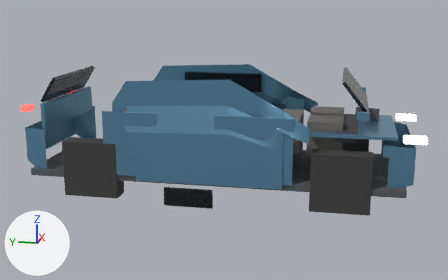
A saved change to the glTF model assets/models/processed/pickup.glb.
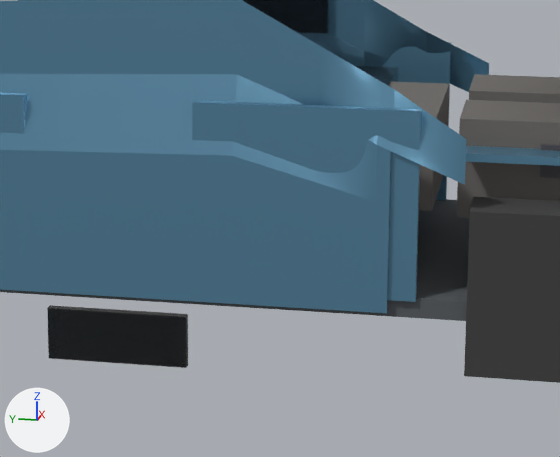
Each version appears first whole from a 50 mm camera at (-9.25, -1.89, 3.03) aimed at (0.0, -0.04, 0.72), and next in a close-up on the part from 33% to 76% of the width and 29% to 86% of the height. The axes (+X, +Y, +Z) are drawn at lower left. The lights are the same throughout. The last two pictures show the newer version. Where no turn or scale is listed for an object, it has been applied to the vertices.

The first close-up shows 'body_mesh', 'door_fl_mesh', 'door_fr_mesh', 'door_rr_mesh', 'frunk_mesh', 'seat_l', 'seat_r', 'seat_rear', 'tire_fr', 'trim_mesh', 'window_fixed_l', 'window_fl_mesh', 'window_fr_mesh', 'window_rl_mesh', 'window_rr_mesh' and 2 more.
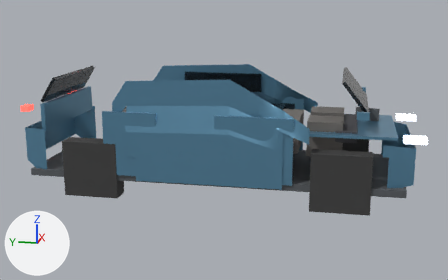
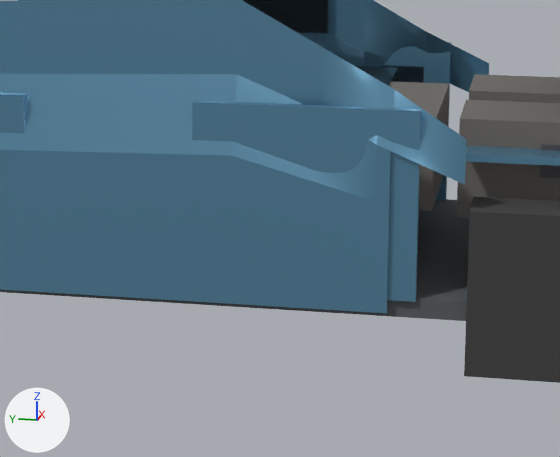
What differs and where, as boxes (x1, y1, x2, y2) in the close-ups (560 x 457 px):
'window_fl_mesh', moved
    before: (47, 307, 187, 368)
    after: (382, 65, 424, 83)
'window_fr_mesh', moved (not visible afterwards)
    before: (49, 305, 188, 366)

What the commit changed:
Object 'window_fl_mesh' (ob_window_fl_mesh) moves from (-0.975, 1.75, -1.55) to (-0.01, 0.55, -0.27).
Object 'window_fr_mesh' (ob_window_fr_mesh) moves from (0.975, 1.75, -1.55) to (0.01, 0.55, -0.27).
Object 'window_rl_mesh' (ob_window_rl_mesh) moves from (-0.975, -0.35, -1.55) to (-0.01, 0.4, -0.27).
Object 'window_rr_mesh' (ob_window_rr_mesh) moves from (0.975, -0.35, -1.55) to (0.01, 0.4, -0.27).
